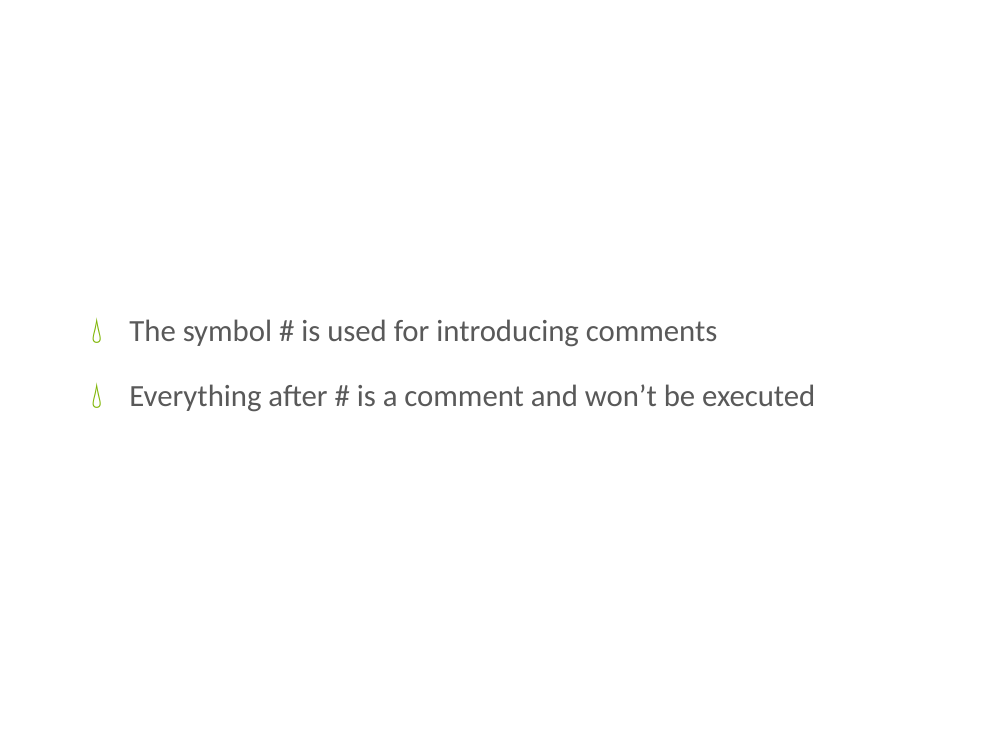
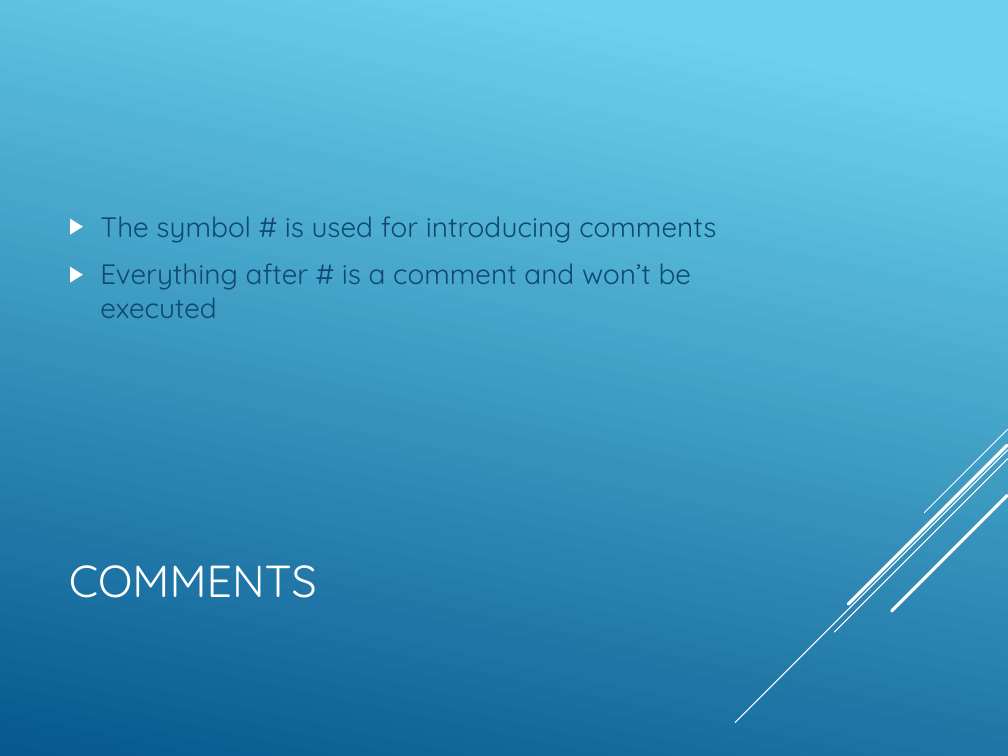
Before and after one commit to mmbader/PythonDojo, a slide deck: slide 6 of slides/klasse1.pptx. Drawn at 1008x756 pixels with LibreOffice and Linux fonts; fonts in the diff are those of the drawing; background and template pictures are left out. Boxes give left, top, right and bottom in pixels: in the first picture for what was removed or moved away, otherwise in the second. Text is boxed around its words. In the diff, an @@ line names an element or a change of style, - is before the commit and + after.

```diff
--- a/slides/klasse1.pptx
+++ b/slides/klasse1.pptx
@@ background picture (left out) to gradient #6ED2EB to #06588E @@
@@ text "The symbol # is used ..." moved from (x1=129, y1=319, x2=815, y2=412) to (x1=100, y1=216, x2=716, y2=318) @@
@@ text "The symbol # is used ..." at (x1=100, y1=216, x2=716, y2=318): size 22 to 20 pt, font Calibri to Quicksand, text colour #595959 to #0F496F; bullet 💧 to ▶; less space between paragraphs; bullet colour #80B606 to #FFFFFF; vertical alignment top to middle @@
@@ group added at (x1=736, y1=429, x2=1008, y2=723): 5 lines @@
@@ title at (x1=69, y1=565, x2=317, y2=598): text changed; size 46 to 32 pt; font Calibri to Quicksand @@
-Comments
+COMMENTS
```
Also in this commit, not shown: 11 other slides changed, 9 other files.
